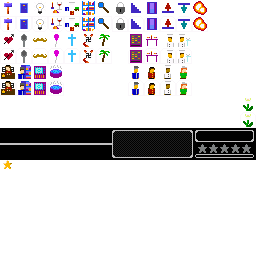
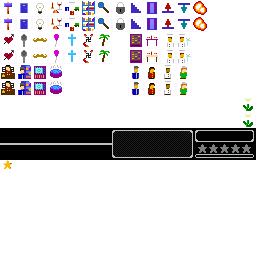
Layered file, before and after one edit (256x256). Changes by layer:
painted on "hud.png" over [51,7,158,62]
